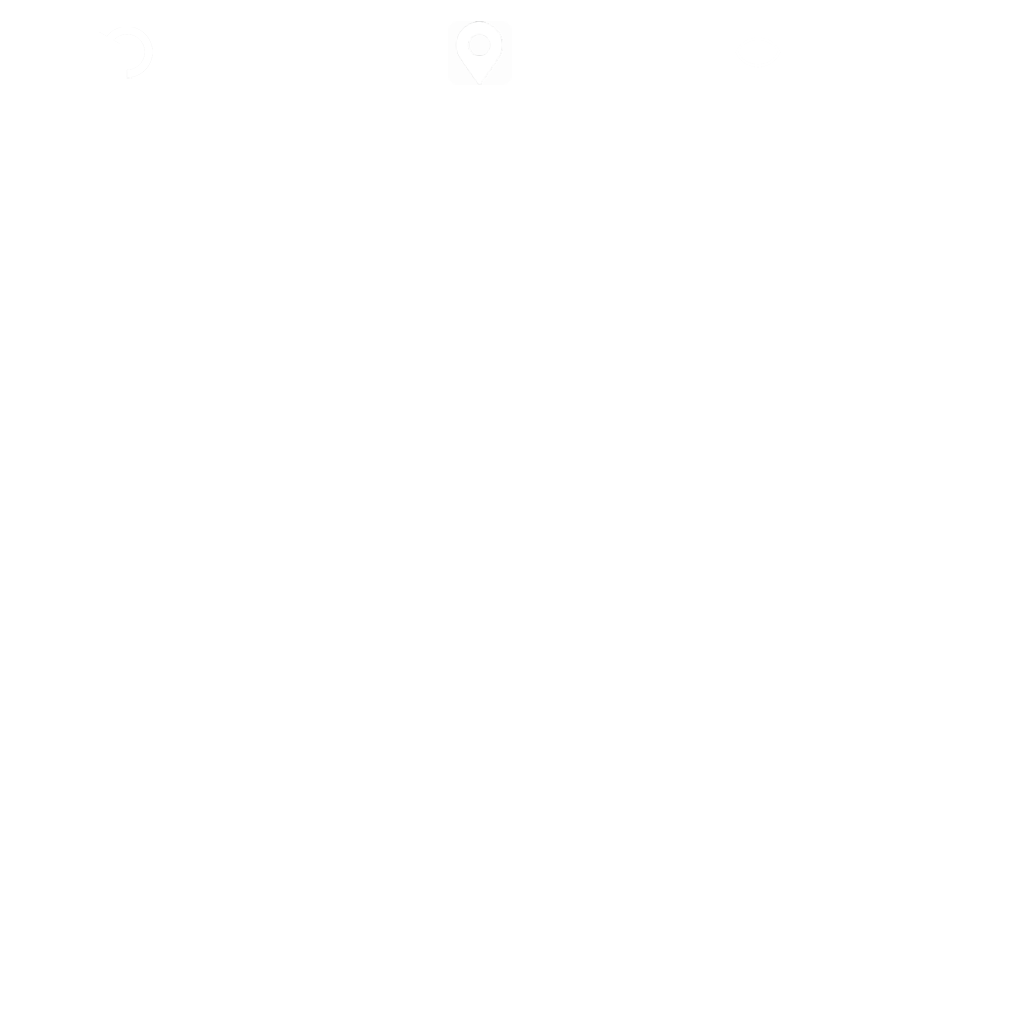
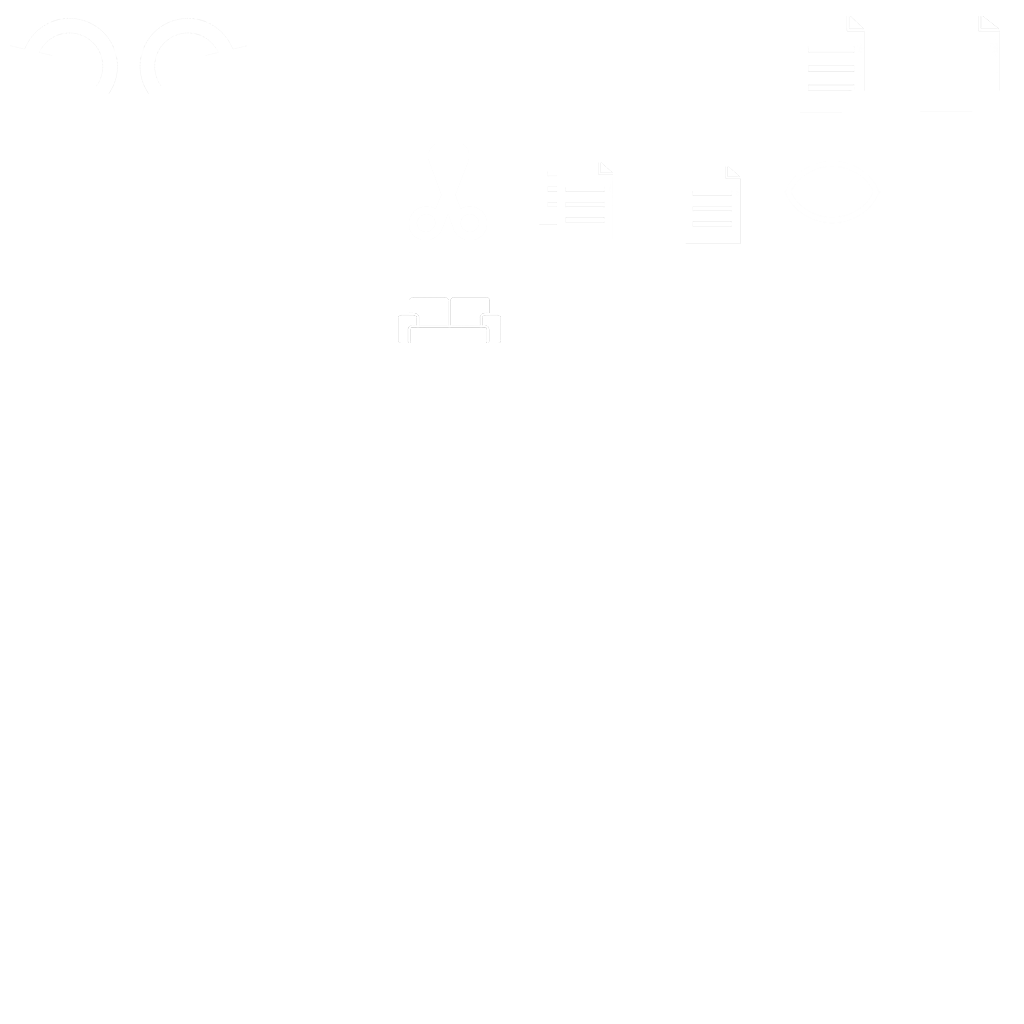
Two versions of the same layered image (1024x1024). Layer-by-layer changes:
removed layer "Ground Icon" over [232, 45, 247, 49]
removed layer "Magnet Icon" over [168, 32, 216, 56]
removed layer "Undo/Redo Icon" over [99, 27, 153, 79]
removed layer "Ebene 2" over [457, 21, 503, 85]
removed layer "Ebene 1" over [455, 21, 503, 85]
removed layer "Magnifying Glass Icon" over [20, 21, 82, 56]
added group "Icons" with 24 layers above "Background" over [10, 16, 1000, 343]
added layer "icon_couch" in group "Icons" over [398, 297, 501, 343]
added layer "icon_cut" in group "Icons" over [413, 159, 471, 232]
added layer "icon_copy" in group "Icons" over [539, 162, 613, 225]
added layer "icon_paste" in group "Icons" over [685, 166, 741, 244]
added layer "icon_new2" in group "Icons" over [920, 16, 1000, 112]
added layer "icon_new" in group "Icons" over [800, 16, 865, 113]
added layer "icon_magnet" in group "Icons" over [455, 21, 494, 85]
added layer "icon_redo" in group "Icons" over [139, 18, 247, 94]
added layer "icon_undo" in group "Icons" over [10, 18, 118, 94]
added layer "icon_eye_open" in group "Icons" over [839, 206, 871, 223]
